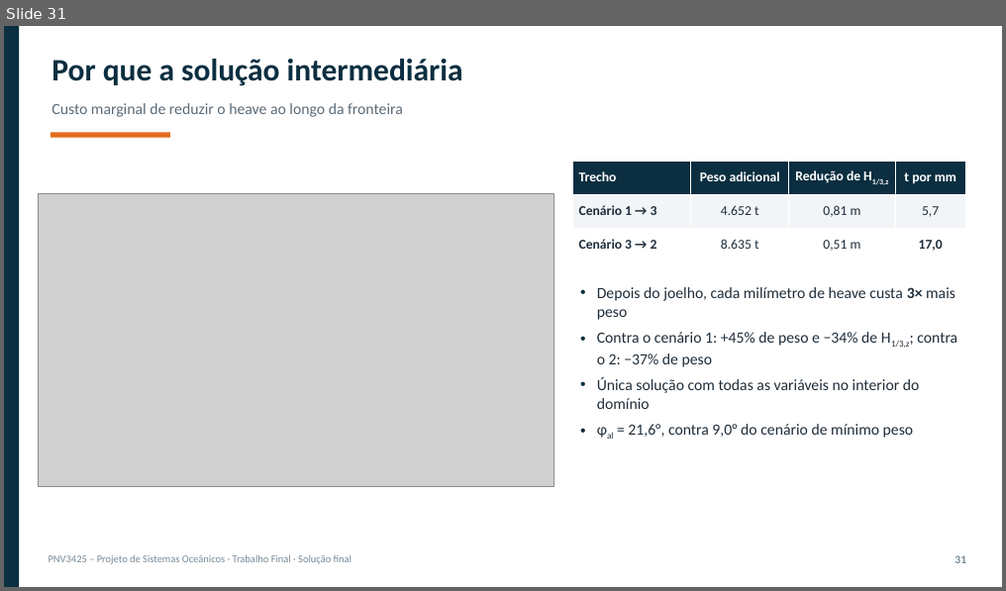
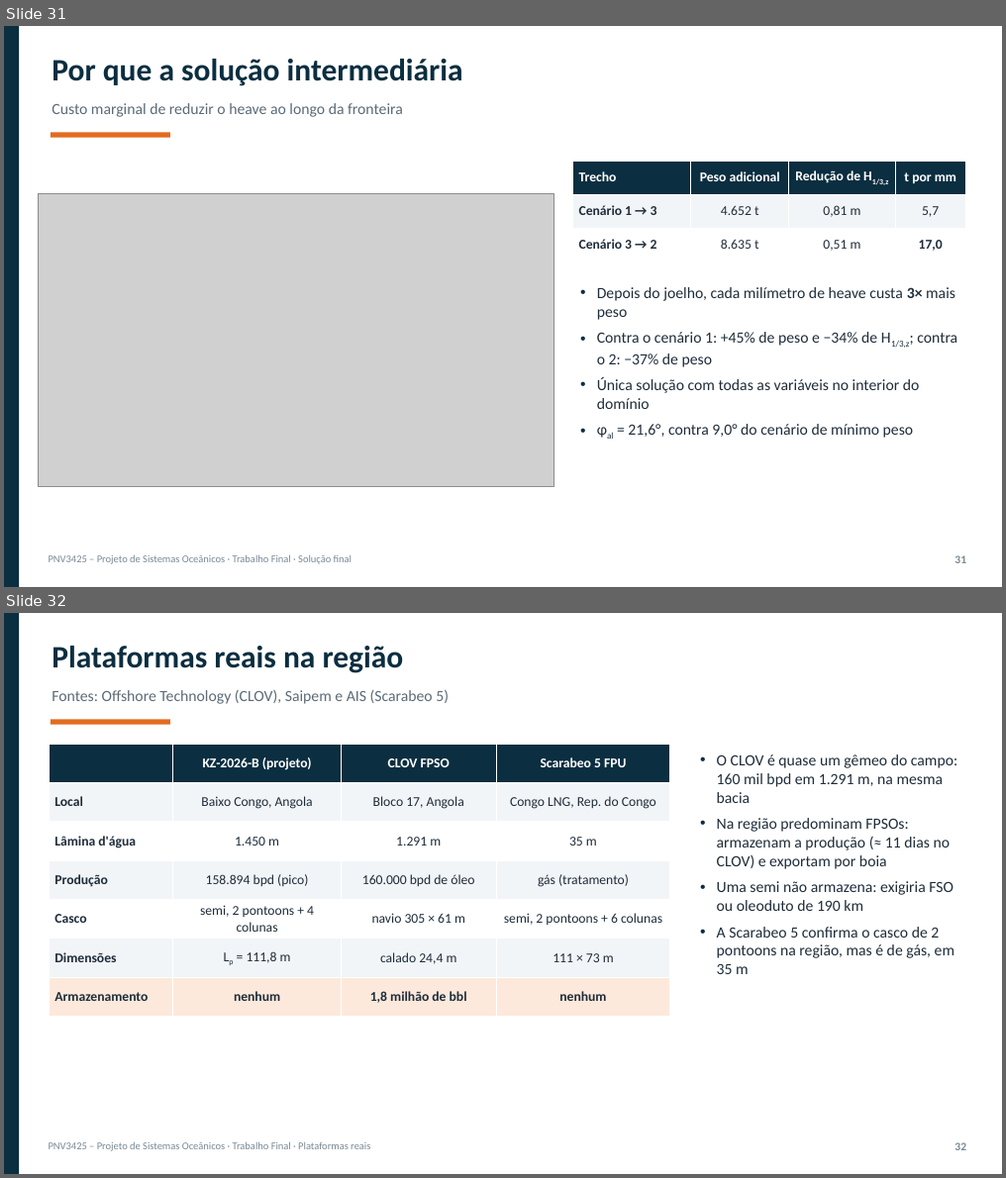
Before and after one commit to gustavogsilvaa/PNV3425-Projeto-de-Sistemas-Oceanicos, a slide deck: apresentacao/PNV3425_G02_apresentacao_completa.pptx. Shown one above the other, each under a label of ours: slide 31 before the commit, slides 31 and 32 after it. The pictures are 1006x591 and 1006x1178 pixels, drawn with LibreOffice and Linux fonts; fonts in the diff are those of the drawing; grey boxes stand for pictures. Boxes give left, top, right and bottom in pixels: in the first picture for what was removed or moved away, otherwise in the second. Text is boxed around its words. In the diff, an @@ line names an element or a change of style, - is before the commit and + after.

Commit message:
Comparativo com plataformas reais (CLOV FPSO, Scarabeo 5 e semis de produção do GoM)
- novo script com dados públicos e fontes; figura e CSV em resultados/complementar
- seção 9 do relatório e slides nas duas apresentações

```diff
--- a/apresentacao/PNV3425_G02_apresentacao_completa.pptx
+++ b/apresentacao/PNV3425_G02_apresentacao_completa.pptx
@@ slide 32 added at (4,613,1002,1174), background #FFFFFF @@
@@ rectangle added at (4,613,19,1174), fill #0B2E40 @@
@@ text added at (52,646,404,673), 30 pt, text #0B2E40, bold @@
+Plataformas reais na região
@@ text added at (52,689,449,704), 15 pt, text #5B6B78 @@
+Fontes: Offshore Technology (CLOV), Saipem e AIS (Scarabeo 5)
@@ rectangle added at (51,719,170,725), fill #E36C1E @@
@@ table added at (49,744,670,1017), 7 rows, 4 columns @@
+ | KZ-2026-B (projeto) | CLOV FPSO | Scarabeo 5 FPU
+Local | Baixo Congo, Angola | Bloco 17, Angola | Congo LNG, Rep. do Congo
+Lâmina d'água | 1.450 m | 1.291 m | 35 m
+Produção | 158.894 bpd (pico) | 160.000 bpd de óleo | gás (tratamento)
+Casco | semi, 2 pontoons + 4 colunas | navio 305 × 61 m | semi, 2 pontoons + 6 colunas
+Dimensões | Lp = 111,8 m | calado 24,4 m | 111 × 73 m
+Armazenamento | nenhum | 1,8 milhão de bbl | nenhum
@@ text added at (717,755,957,974), 15 pt, text #1F2D3A @@
+• O CLOV é quase um gêmeo do campo: 160 mil bpd em 1.291 m, na mesma bacia
+• Na região predominam FPSOs: armazenam a produção (≈ 11 dias no CLOV) e exportam por boia
+• Uma semi não armazena: exigiria FSO ou oleoduto de 190 km
+• A Scarabeo 5 confirma o casco de 2 pontoons na região, mas é de gás, em 35 m
@@ text added at (49,1143,370,1152), 10 pt, text #7A8A96 @@
+PNV3425 – Projeto de Sistemas Oceânicos · Trabalho Final · Plataformas reais
@@ text added at (954,1143,966,1151), 11 pt, text #7A8A96, bold @@
+32
```
Also in this commit, not shown: 3 slides changed, 2 other slides added, 11 other files.
